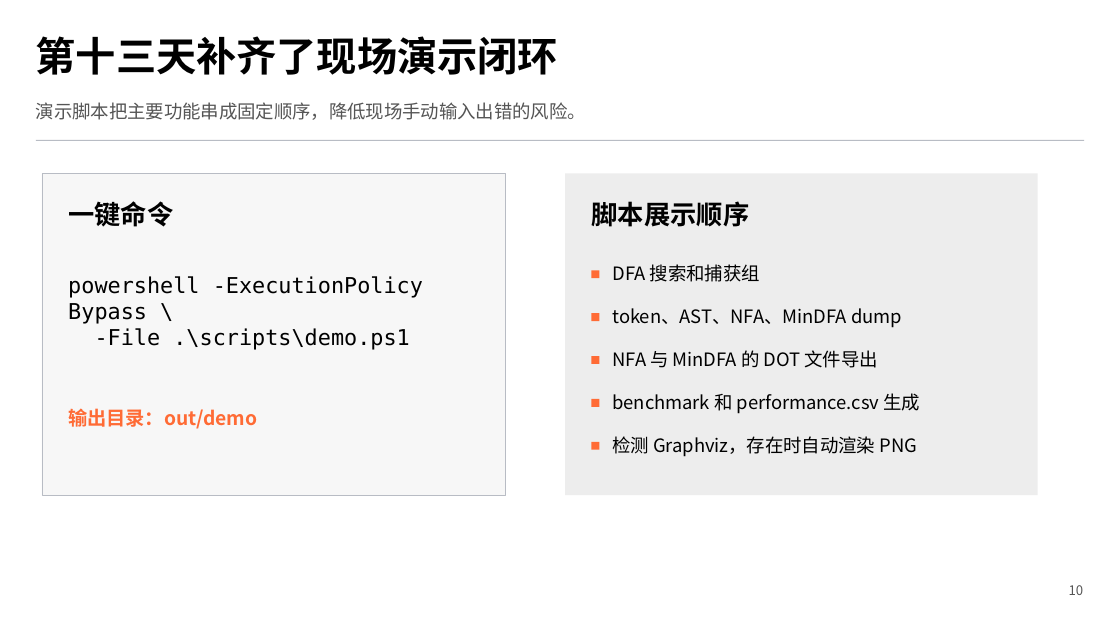
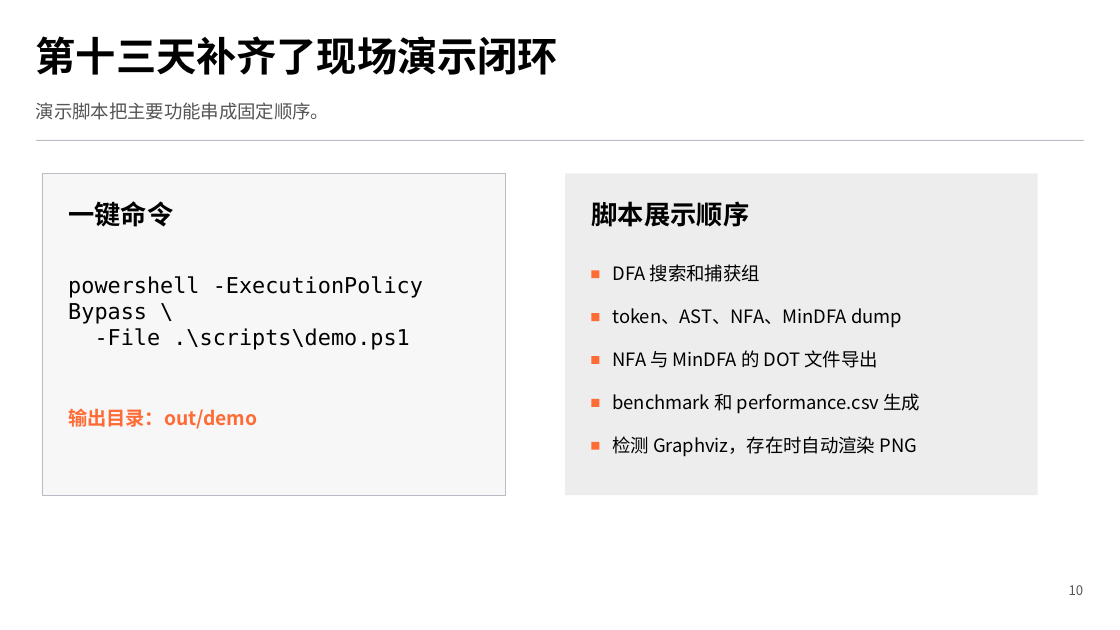
Before and after one commit to forrsine/likuan, a slide deck: slide 10 of 汇报-最终版.pptx. Drawn at 1120x630 pixels with LibreOffice and Linux fonts; fonts in the diff are those of the drawing. Boxes give left, top, right and bottom in pixels: in the first picture for what was removed or moved away, otherwise in the second. Text is boxed around its words. In the diff, an @@ line names an element or a change of style, - is before the commit and + after.

```diff
--- a/汇报-最终版.pptx
+++ b/汇报-最终版.pptx
@@ text at <box>36,102,329,120</box>: text changed @@
-演示脚本把主要功能串成固定顺序，降低现场手动输入出错的风险。
+演示脚本把主要功能串成固定顺序。
```
Also in this commit, not shown: 4 other slides changed, 2 other files.
